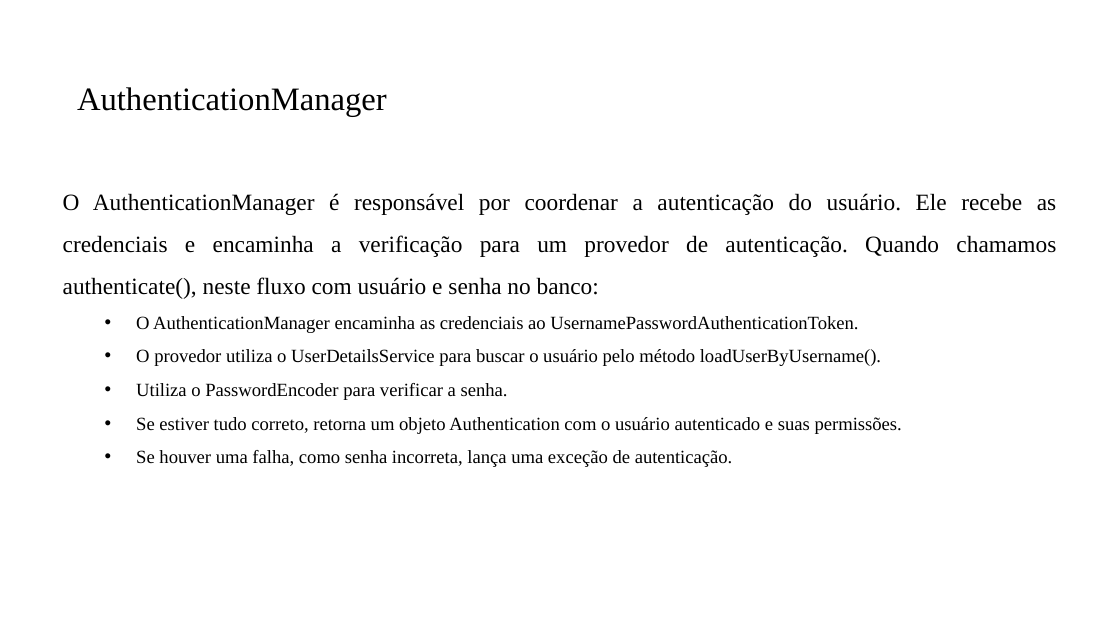
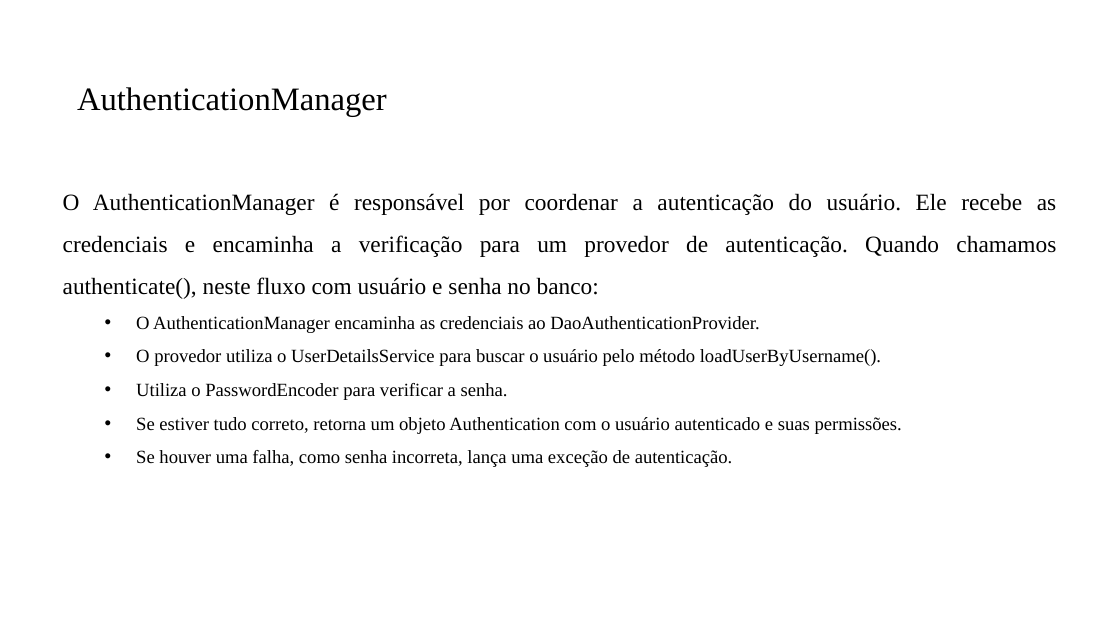
Before and after one commit to PedroMiho/UMC, a slide deck: slide 18 of engenharia-software/software-corporativo/boas-praticas/aula-06-spring-security/spring-security.pptx. Drawn at 1120x630 pixels with LibreOffice and Linux fonts; fonts in the diff are those of the drawing; background and template pictures are left out. Boxes give left, top, right and bottom in pixels: in the first picture for what was removed or moved away, otherwise in the second. Text is boxed around its words. In the diff, an @@ line names an element or a change of style, - is before the commit and + after.

```diff
--- a/engenharia-software/software-corporativo/boas-praticas/aula-06-spring-security/spring-security.pptx
+++ b/engenharia-software/software-corporativo/boas-praticas/aula-06-spring-security/spring-security.pptx
@@ text at [136, 316, 759, 333]: text changed @@
-  • O AuthenticationManager encaminha as credenciais ao UsernamePasswordAuthenticationToken.
+  • O AuthenticationManager encaminha as credenciais ao DaoAuthenticationProvider.
```
Also in this commit, not shown: 5 other slides changed.
